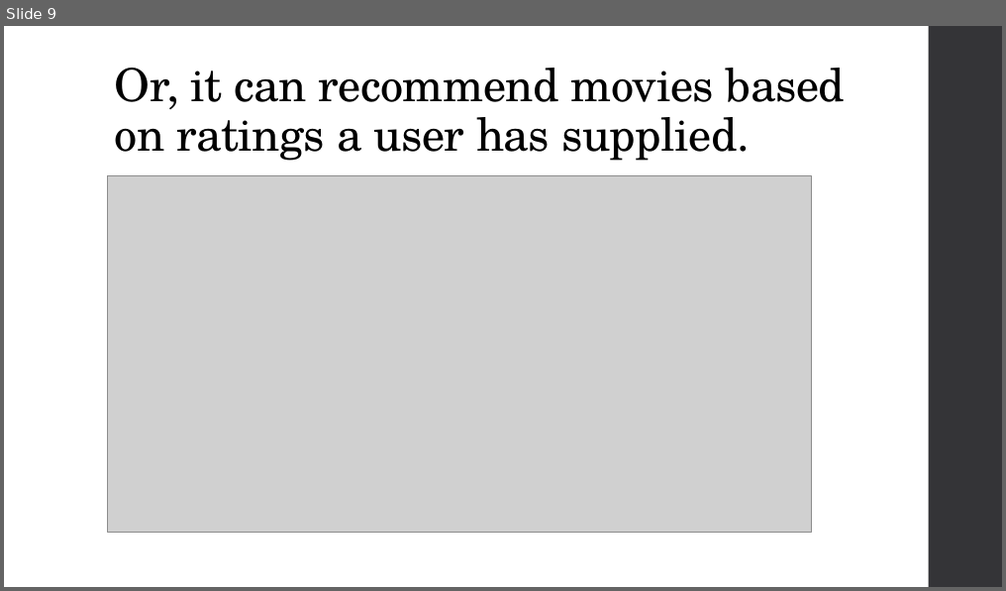
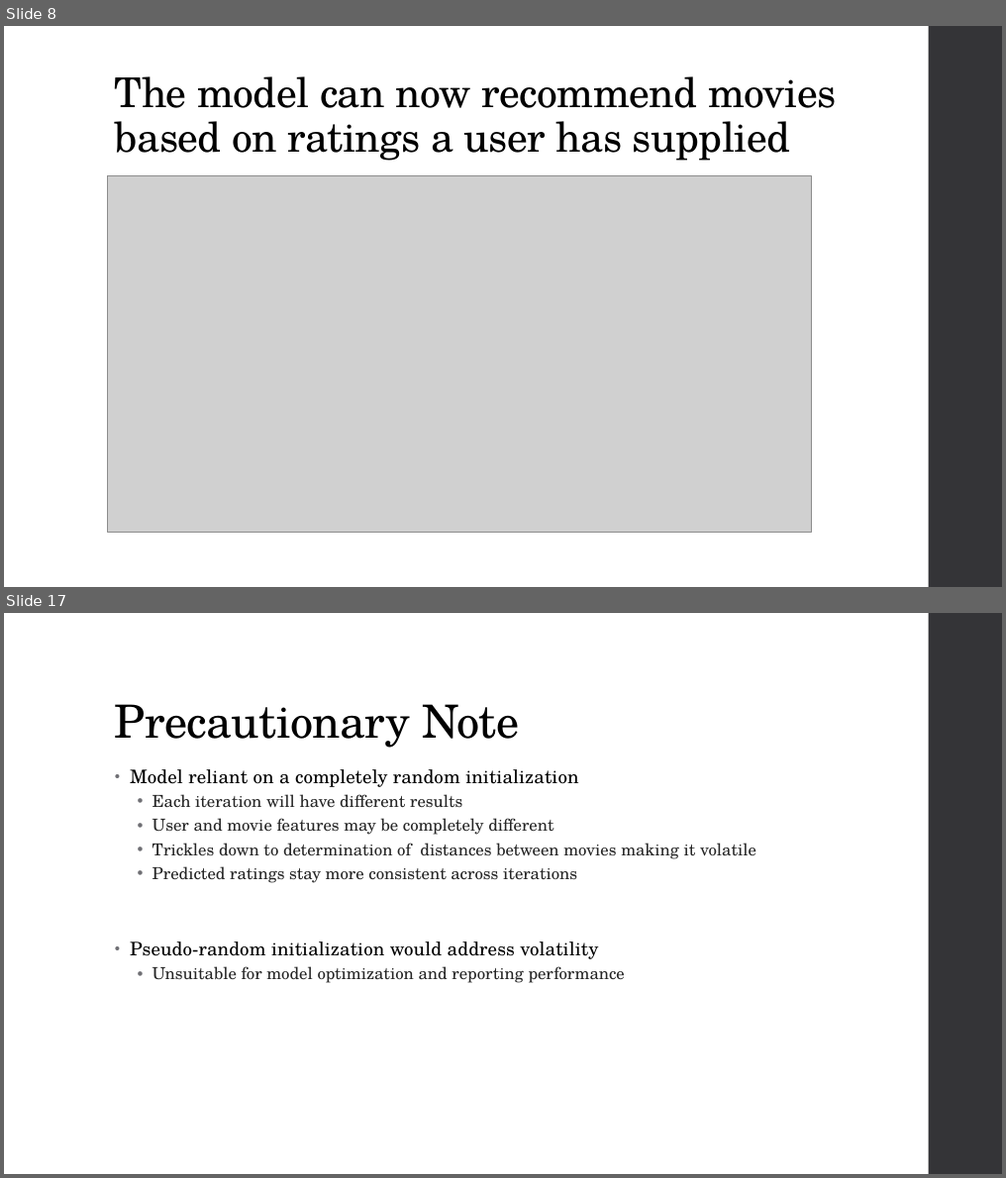
Before and after one commit to SomilB/Data-Science-Intensive---Capstone-Project, a slide deck: Capstone Presentation.pptx. Shown one above the other, each under a label of ours: slide 9 before the commit, slides 8 and 17 after it; the slides between them are not shown. The pictures are 1006x591 and 1006x1178 pixels, drawn with LibreOffice and Linux fonts; fonts in the diff are those of the drawing; grey boxes stand for pictures. Boxes give left, top, right and bottom in pixels: in the first picture for what was removed or moved away, otherwise in the second. Text is boxed around its words. In the diff, an @@ line names an element or a change of style, - is before the commit and + after.

```diff
--- a/Capstone Presentation.pptx
+++ b/Capstone Presentation.pptx
@@ slide 17 added at <box>4,613,1002,1174</box>, background #FFFFFF; not listed: 1 template element that a slide beside it also shows @@
@@ title added at <box>115,704,519,748</box>, 44 pt, text #000000 @@
+Precautionary Note
@@ text added at <box>130,769,756,983</box>, 16 pt, text #262626 @@
+• Model reliant on a completely random initialization
+  • Each iteration will have different results
+  • User and movie features may be completely different
+  • Trickles down to determination of distances between movies making it volatile
+  • Predicted ratings stay more consistent across iterations
+• Pseudo-random initialization would address volatility
+  • Unsuitable for model optimization and reporting performance
@@ what was slide 9 is now slide 8 @@
@@ slide 8 changed as well @@
@@ title at <box>115,76,837,161</box>: text changed; size 44 to 39.6 pt @@
-Or, it can recommend movies based on ratings a user has supplied.
+The model can now recommend movies based on ratings a user has supplied
```
Also in this commit, not shown: 6 other slides changed, 9 other slides added, 2 slides removed.
